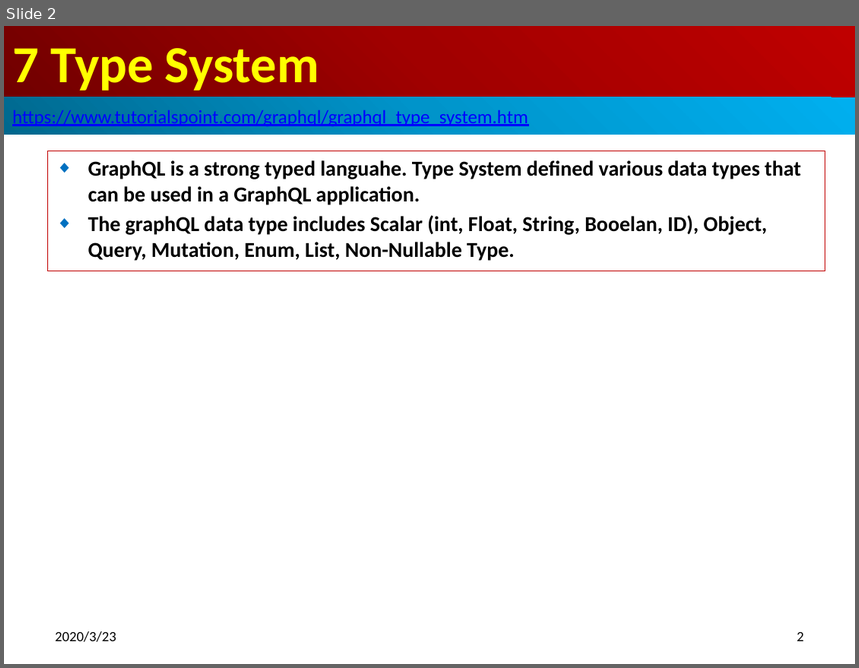
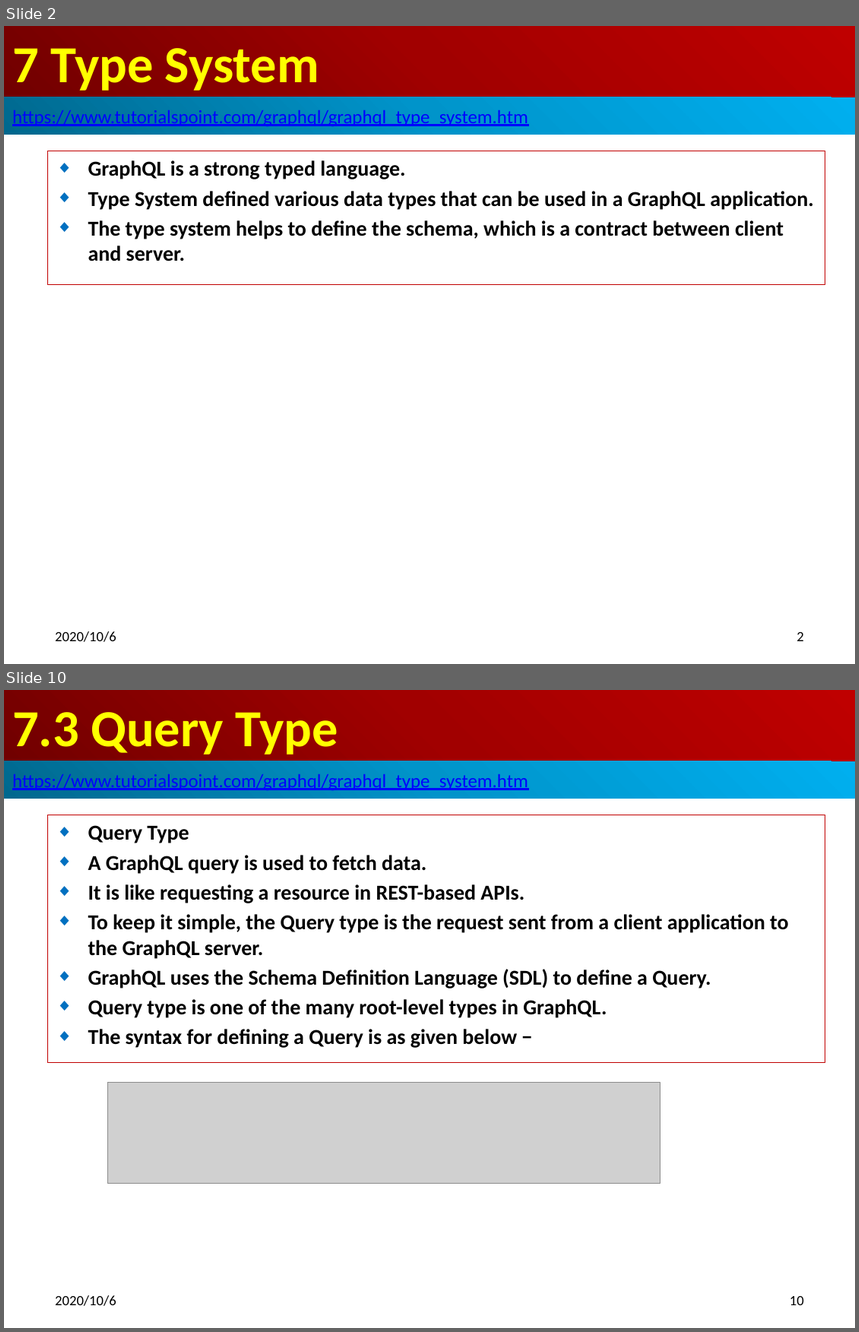
Before and after one commit to peterhchen/700_GraphQL, a slide deck: 07_TypeSystem.pptx. Shown one above the other, each under a label of ours: slide 2 before the commit, slides 2 and 10 after it; the slides between them are not shown. The pictures are 859x668 and 859x1332 pixels, drawn with LibreOffice and Linux fonts; fonts in the diff are those of the drawing; grey boxes stand for pictures. Boxes give left, top, right and bottom in pixels: in the first picture for what was removed or moved away, otherwise in the second. Text is boxed around its words. In the diff, an @@ line names an element or a change of style, - is before the commit and + after.

```diff
--- a/07_TypeSystem.pptx
+++ b/07_TypeSystem.pptx
@@ slide 10 added at (4,690,855,1328), background #FFFFFF @@
@@ title added at (4,690,855,761), fill gradient #720000 to #A20000 to #C00000, 44 pt, text #FFFF00, bold @@
+7.3 Query Type
@@ rectangle added at (4,761,855,799), fill gradient #00688E to #0094CA to #00B0F0, 16 pt, text #0000FF, underline @@
+https://www.tutorialspoint.com/graphql/graphql_type_system.htm
@@ subtitle added at (47,815,825,1063), outline #C00000 0.75 pt, 18 pt, text #000000, bold @@
+◆ Query Type
+◆ A GraphQL query is used to fetch data.
+◆ It is like requesting a resource in REST-based APIs.
+◆ To keep it simple, the Query type is the request sent from a client application to the GraphQL server.
+◆ GraphQL uses the Schema Definition Language (SDL) to define a Query.
+◆ Query type is one of the many root-level types in GraphQL.
+◆ The syntax for defining a Query is as given below −
@@ picture added at (108,1082,661,1184) @@
@@ text added at (55,1296,116,1306), 12 pt, text #000000 @@
+2020/10/6
@@ page number added at (790,1296,804,1306), 12 pt, text #000000 @@
+10
@@ slide 2 changed as well @@
@@ subtitle "GraphQL is a strong typed ...": place and size @@
-subtitle "GraphQL is a strong typed ..." at (47,151,825,272)
+subtitle "GraphQL is a strong typed ..." at (47,151,825,284)
@@ subtitle at (88,161,814,262): text changed @@
-◆ GraphQL is a strong typed languahe. Type System defined various data types that can be used in a GraphQL application.
-◆ The graphQL data type includes Scalar (int, Float, String, Booelan, ID), Object, Query, Mutation, Enum, List, Non-Nullable Type.
+◆ GraphQL is a strong typed language.
+◆ Type System defined various data types that can be used in a GraphQL application.
+◆ The type system helps to define the schema, which is a contract between client and server.
@@ text at (55,632,116,642): text changed @@
-2020/3/23
+2020/10/6
```
Also in this commit, not shown: 2 other slides changed, 17 other slides added.
